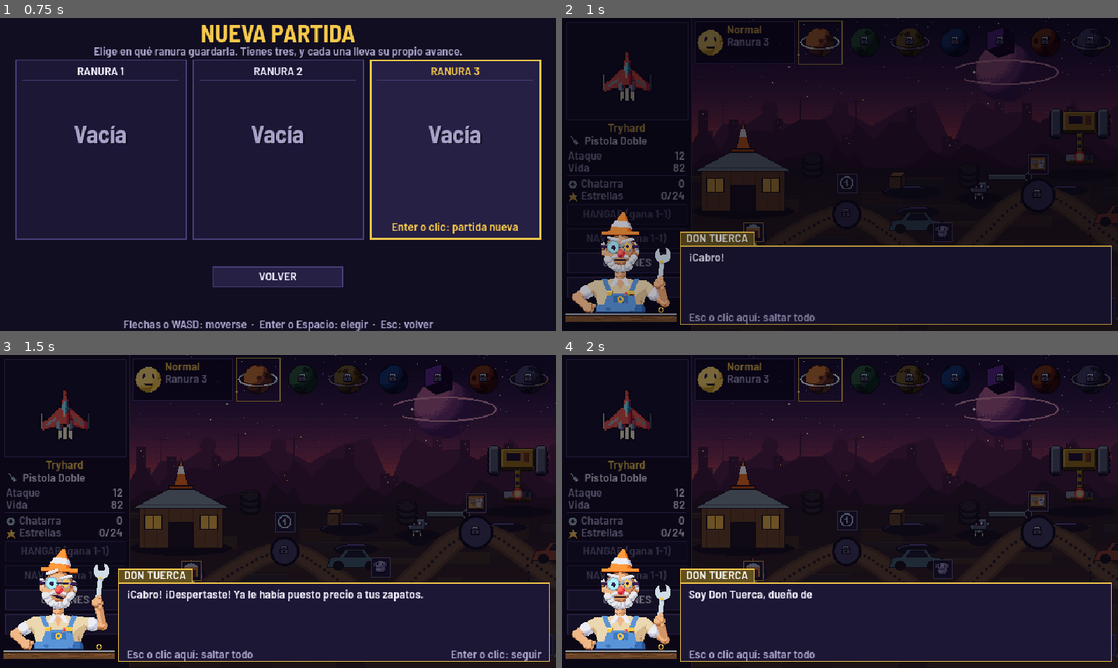
Above: before the commit, frames 1-4 (two rows, left to right).
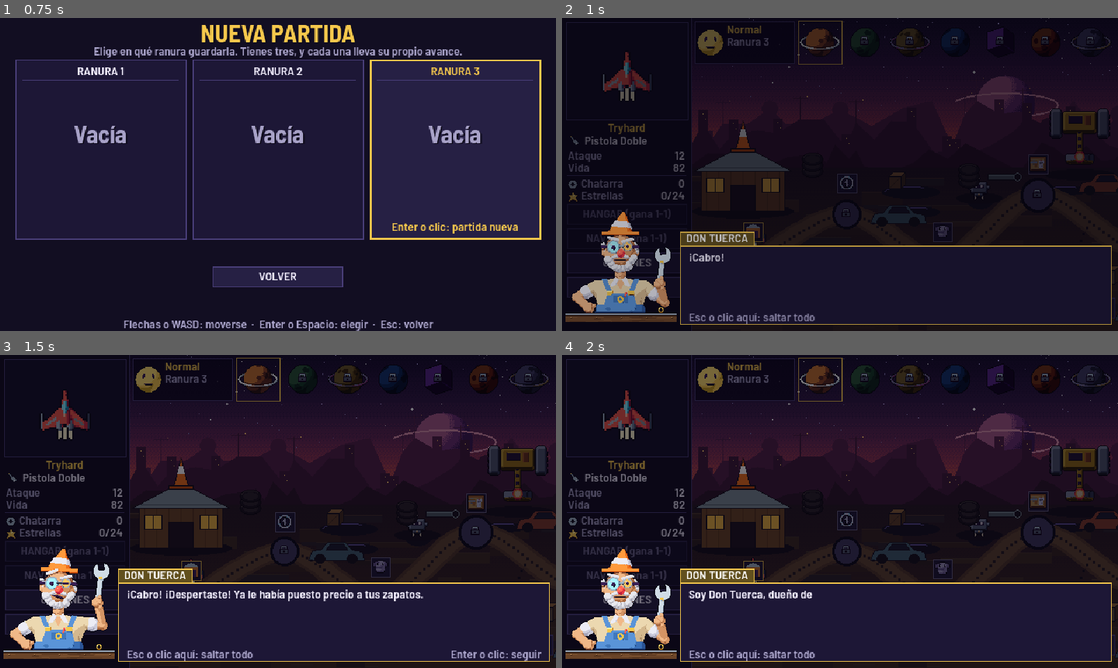
Above: after the commit, the same moments.

Repository: ivanmaxor/Calypso-GM
Game: Godot game, scene res://escenas/principal.tscn
Two runs of this game, one before a commit and one after it. Both use one fixed random seed, a clock stepped at 60 frames per second and the inputs below.
Inputs (mouse positions are in pixels of both pictures, inside the frame that each line leads up to):
- Up to frame 1 (0.75 s): tap Enter (ui_accept) at 0.5 s; move the mouse to (400, 158) at 0.52 s; hold D (mover_derecha) from 0.53 s (still down); hold X (desync) from 0.53 s (still down); click (400, 158) at 0.67 s
- Up to frame 2 (1 s): keep holding D (mover_derecha); keep holding X (desync); tap Enter (ui_accept) at 0.77 s
- Up to frame 3 (1.5 s): move the mouse to (166, 527) at 1.27 s; release D (mover_derecha) at 1.28 s; release X (desync) at 1.28 s; hold S (mover_abajo) from 1.28 s (still down); tap J (disparar) at 1.35 s
- Up to frame 4 (2 s): keep holding S (mover_abajo); tap Enter (ui_accept) at 1.52 s

Frame 1 is identical in both runs. In frame 2, 1.4% of the frame differs, in the area x 57-100%, y 8-81%; in frame 3, 2.1%; in frame 4, 2.1%, in the area x 55-100%, y 8-81%.

Commit message:
Mapa: el dibujo lee los nodos de datos.gd y revisa choques (M03)
generar_mapa.py ya no copia las posiciones a mano: lee Datos.NODOS,
ORDEN_NIVELES y PORTAL desde datos.gd (antes el camino dibujado
terminaba en y=268 y el del juego en el portal, y=240). Al final
revisa que ninguna utilería quede bajo un nodo, su premio, sus
estrellas, la nave o la franja de los planetas, y falla si choca.

Con eso se movieron:
- los tres planetas, que quedaban bajo la franja de los mundos;
- el Compactador, de bajo el premio de 1-8 a entre 1-7 y 1-8;
- los autos bajo los premios de 1-3 y 1-5, el tubo que tocaba 1-4
  y cajas y llantas bajo la nave o las estrellas;
- la Ruleta a (420, 314), para que su cartel no tape 1-5, y el
  Modo Infinito a (952, 120), fuera del Compactador.

Diff:
--- a/juego/nucleo/datos.gd
+++ b/juego/nucleo/datos.gd
@@ -39,7 +39,7 @@
 
 # --- los mapas: dónde está cada nivel --------------------------------------------------------
 const NODOS := {"1-1": Vector2(70, 282), "1-2": Vector2(178, 226), "1-3": Vector2(288, 280), "1-4": Vector2(398, 204), "1-5": Vector2(516, 266), "1-6": Vector2(628, 210), "1-7": Vector2(740, 274), "1-8": Vector2(872, 208),
-	"1-R": Vector2(462, 314), "1-INF": Vector2(944, 124)}
+	"1-R": Vector2(420, 314), "1-INF": Vector2(952, 120)}
 const PORTAL := Vector2(984, 240)
 const ORDEN_NIVELES := ["1-1", "1-2", "1-3", "1-4", "1-5", "1-6", "1-7", "1-8"]
 ## Niveles fuera del camino principal: se abren al terminar "requiere".
Binary file changed: juego/arte/sprites/mapa_chatarra.png
